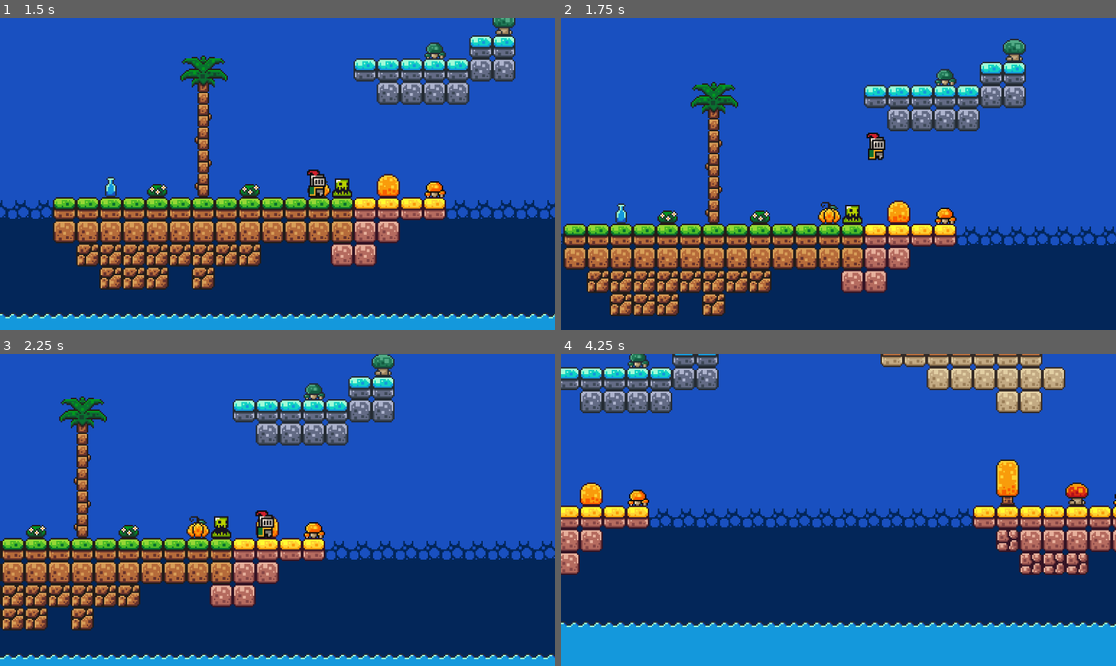
Above: before the commit, frames 1-4 (two rows, left to right).
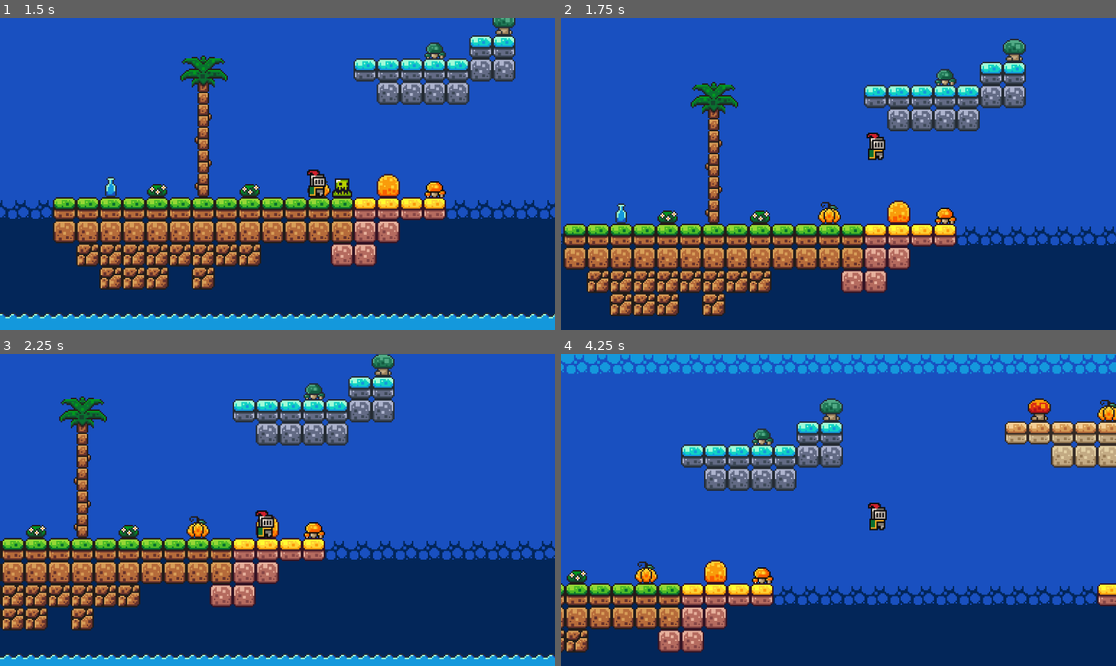
Above: after the commit, the same moments.

Repository: Yncy0/Platformer-2D
Game: Godot game, scene res://scene/levels/level_01.tscn
Same seed, same stepped clock (60 frames per second), same inputs: the game is played once before the commit and once after it.
Inputs:
- Up to frame 1 (1.5 s): tap Enter (ui_accept) at 0.5, 0.77 s; hold Right (ui_right) from 0.53 s (still down)
- Up to frame 2 (1.75 s): keep holding Right (ui_right); tap Enter (ui_accept) at 1.52 s
- Up to frame 3 (2.25 s): release Right (ui_right) at 2.03 s; hold Left (ui_left) from 2.03 s (still down)
- Up to frame 4 (4.25 s): release Left (ui_left) at 2.78 s; hold Right (ui_right) from 2.78 s (still down); tap Enter (ui_accept) at 3.02, 3.77 s

Frame 1 is identical in both runs. In frame 2, 0.2% of the frame differs, in the area x 50-55%, y 59-66%; in frame 3, 0.2%; in frame 4, 61%, in the area x 0-100%, y 0-100%.
Error before the commit: Invalid assignment of property or key 'x' with value of type 'Vector2' on a base object of type 'Vector2'. (res://script/characters/enemy/grounded_enemy.gd:22)

Commit message:
add enemy kill

Diff:
--- a/scene/characters/enemy/slime.tscn
+++ b/scene/characters/enemy/slime.tscn
@@ -1,7 +1,8 @@
-[gd_scene load_steps=7 format=3 uid="uid://cf83jtxnvs012"]
+[gd_scene load_steps=9 format=3 uid="uid://cf83jtxnvs012"]
 
 [ext_resource type="PackedScene" uid="uid://c1we2whqy5r26" path="res://scene/characters/enemy/grounded_enemy.tscn" id="1_bs84u"]
 [ext_resource type="Texture2D" uid="uid://c7llwb5hvy6il" path="res://assets/brackeys_platformer_assets/sprites/slime_green.png" id="2_fcko2"]
+[ext_resource type="PackedScene" uid="uid://haxrple0mnhl" path="res://scene/components/hurtbox.tscn" id="3_8frow"]
 
 [sub_resource type="CircleShape2D" id="CircleShape2D_s8ulu"]
 radius = 7.0
@@ -44,6 +45,9 @@
 "idle": SubResource("Animation_eaaok")
 }
 
+[sub_resource type="RectangleShape2D" id="RectangleShape2D_cuovw"]
+size = Vector2(10, 4.5)
+
 [node name="Slime" instance=ExtResource("1_bs84u")]
 
 [node name="Sprite2D" parent="." index="0"]
@@ -64,3 +68,14 @@
 "": SubResource("AnimationLibrary_dwcoa")
 }
 autoplay = "idle"
+
+[node name="Hurtbox" parent="." index="3" instance=ExtResource("3_8frow")]
+
+[node name="CollisionShape2D" parent="Hurtbox" index="0"]
+position = Vector2(0, -4.75)
+shape = SubResource("RectangleShape2D_cuovw")
+debug_color = Color(0, 0.648917, 0.164104, 0.42)
+
+[connection signal="body_entered" from="Hurtbox" to="." method="_on_hurtbox_body_entered"]
+
+[editable path="Hurtbox"]
--- a/script/characters/enemy/grounded_enemy.gd
+++ b/script/characters/enemy/grounded_enemy.gd
@@ -13,10 +13,10 @@
 		velocity.y += gravity * delta
 
 
-	var direction := Vector2(1, 0)
+	var direction = 1
 
 	if is_on_wall():
-		direction = Vector2(-1, 0)
+		direction = -1
 
 	if direction:
 		velocity.x = direction * SPEED
@@ -25,3 +25,8 @@
 
 
 	move_and_slide()
+
+
+func _on_hurtbox_body_entered(body: Node2D) -> void:
+	if body is Player:
+		self.queue_free()
--- a/script/characters/player/player.gd
+++ b/script/characters/player/player.gd
@@ -1,4 +1,4 @@
-extends CharacterBody2D
+class_name Player extends CharacterBody2D
 
 
 @export var SPEED: float = 300.0
